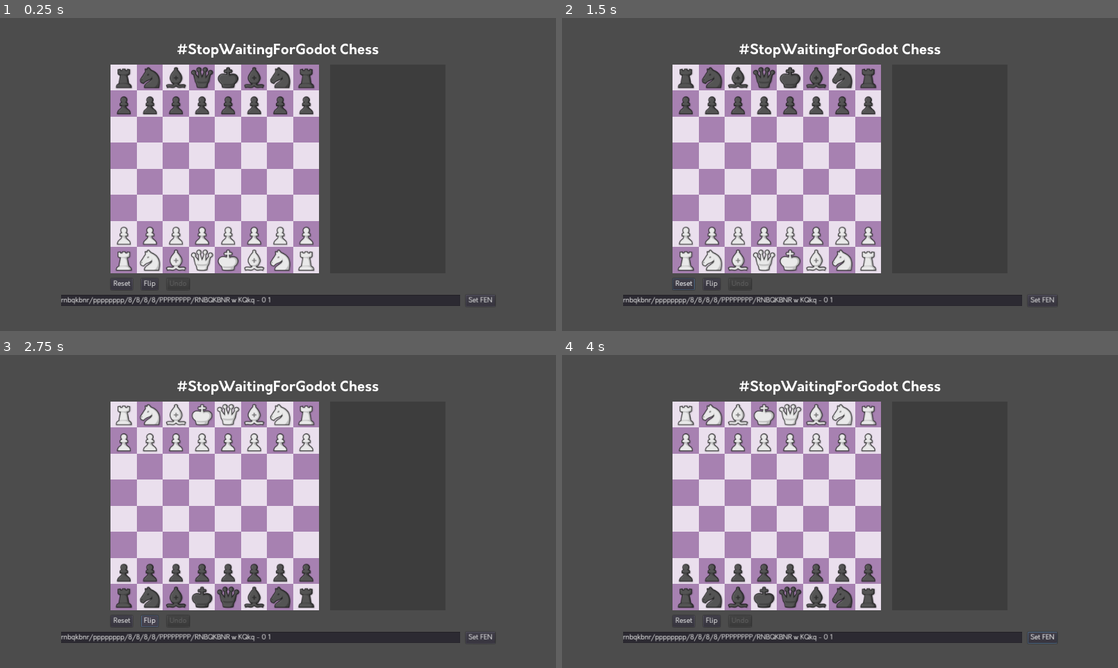
Above: before the commit, frames 1-4 (two rows, left to right).
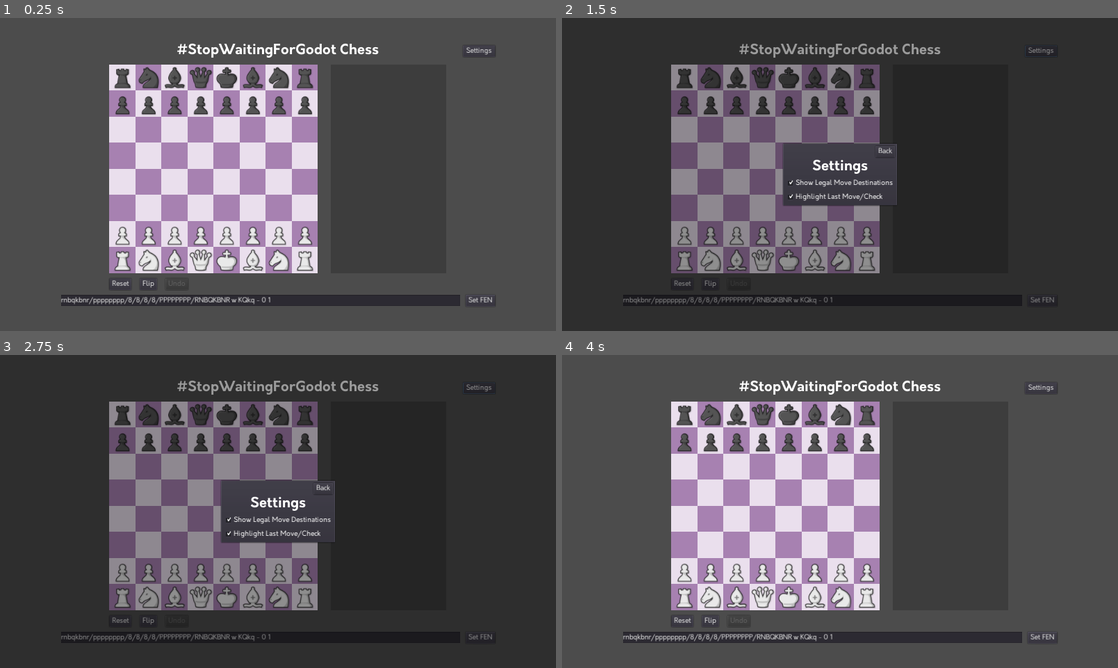
Above: after the commit, the same moments.

Repository: thearst3rd/stopwaitingforgodot-chess
Game: Godot game, scene res://src/Game.tscn
The game is run twice, just before and just after one commit, with the same random seed, the same clock (stepped at 60 frames per second) and the same inputs.
Inputs (mouse positions are in pixels of both pictures, inside the frame that each line leads up to):
- Up to frame 1 (0.25 s): no input
- Up to frame 2 (1.5 s): click "Reset" at 0.5 s; click (1040, 52) at 1.25 s, where only the run after the commit has a clickable "Settings"
- Up to frame 3 (2.75 s): click "Flip" at 2 s
- Up to frame 4 (4 s): click "Set FEN" at 2.75 s; click (884, 489) at 3.5 s, where only the run after the commit has a clickable "Back"

The runs differ from the first frame. In frame 1, 3.9% of the frame differs, in the area x 19-90%, y 9-87%; in frame 2, 83%; in frame 3, 83%, in the area x 0-100%, y 0-100%; in frame 4, 6.0%.

Commit message:
Add settings menu

Diff:
--- a/src/Game.gd
+++ b/src/Game.gd
@@ -1,4 +1,4 @@
-extends CenterContainer
+extends Control
 
 
 var chess = Chess.new()
@@ -42,15 +42,16 @@
 		var piece = chess.pieces[square.index]
 		if piece:
 			square.grabbable = not game_over and Chess.piece_color(piece) == chess.turn
+
 		var highlight = square.get_node("LastMoveHighlight")
+		var checkIndicator = square.get_node("CheckIndicator")
 		highlight.hide()
-		if last_move and (square.index == last_move.from_square or square.index == last_move.to_square):
-			highlight.show()
-		var checkIndicator = square.get_node("CheckIndicator")
-		if piece in ["K", "k"] and chess.is_square_attacked(square.index, not Chess.piece_color(piece)):
-			checkIndicator.show()
-		else:
-			checkIndicator.hide()
+		checkIndicator.hide()
+		if Settings.show_highlights:
+			if last_move and (square.index == last_move.from_square or square.index == last_move.to_square):
+				highlight.show()
+			if piece in ["K", "k"] and chess.is_square_attacked(square.index, not Chess.piece_color(piece)):
+				checkIndicator.show()
 
 
 	find_node("SanDisplay").update_moves(chess)
@@ -85,18 +86,19 @@
 		find_node("InvalidFenTimer").start()
 
 func _on_Square_piece_grabbed(from_index):
-	var target_squares = []
-	for move in legal_moves:
-		if move.from_square == from_index:
-			target_squares.push_back(move.to_square)
-	for square in get_tree().get_nodes_in_group("Squares"):
-		if square.index in target_squares:
-			var indicator = square.get_node("LegalMoveIndicator/ColorRect")
-			if chess.pieces[square.index] == null:
-				indicator.rect_min_size = Vector2(15, 15)
-			else:
-				indicator.rect_min_size = Vector2(40, 40)
-			indicator.get_parent().show()
+	if Settings.show_dests:
+		var target_squares = []
+		for move in legal_moves:
+			if move.from_square == from_index:
+				target_squares.push_back(move.to_square)
+		for square in get_tree().get_nodes_in_group("Squares"):
+			if square.index in target_squares:
+				var indicator = square.get_node("LegalMoveIndicator/ColorRect")
+				if chess.pieces[square.index] == null:
+					indicator.rect_min_size = Vector2(15, 15)
+				else:
+					indicator.rect_min_size = Vector2(40, 40)
+				indicator.get_parent().show()
 
 func _on_Square_piece_dropped(from_index, to_index):
 	var m = chess.construct_move(from_index, to_index)
@@ -108,3 +110,10 @@
 
 func _on_InvalidFenTimer_timeout():
 	find_node("InvalidFen").hide()
+
+func _on_SettingsButton_pressed():
+	find_node("SettingsMenu").show()
+
+func _on_SettingsMenu_settings_changed():
+	if board:	# Workaround for crash on startup... Probably can check for some kind of is_ready instead
+		update()
--- a/src/Game.tscn
+++ b/src/Game.tscn
@@ -1,23 +1,28 @@
-[gd_scene load_steps=6 format=2]
+[gd_scene load_steps=7 format=2]
 
 [ext_resource path="res://src/Board.tscn" type="PackedScene" id=1]
 [ext_resource path="res://assets/orkney/Orkney Bold.otf" type="DynamicFontData" id=2]
 [ext_resource path="res://src/Game.gd" type="Script" id=3]
 [ext_resource path="res://src/SanDisplay.tscn" type="PackedScene" id=4]
+[ext_resource path="res://src/SettingsMenu.tscn" type="PackedScene" id=5]
 
 [sub_resource type="DynamicFont" id=1]
 size = 32
 font_data = ExtResource( 2 )
 
-[node name="Game" type="CenterContainer"]
+[node name="Game" type="Control"]
 anchor_right = 1.0
 anchor_bottom = 1.0
 script = ExtResource( 3 )
+
+[node name="C" type="CenterContainer" parent="."]
+anchor_right = 1.0
+anchor_bottom = 1.0
 __meta__ = {
 "_edit_use_anchors_": false
 }
 
-[node name="V" type="VBoxContainer" parent="."]
+[node name="V" type="VBoxContainer" parent="C"]
 margin_left = 140.0
 margin_top = 297.0
 margin_right = 1140.0
@@ -25,77 +30,112 @@
 rect_min_size = Vector2( 1000, 0 )
 custom_constants/separation = 12
 
-[node name="Title" type="Label" parent="V"]
+[node name="H" type="HBoxContainer" parent="C/V"]
 margin_right = 1000.0
+margin_bottom = 38.0
+
+[node name="LSpacer" type="Control" parent="C/V/H"]
+margin_right = 266.0
+margin_bottom = 38.0
+size_flags_horizontal = 3
+
+[node name="Title" type="Label" parent="C/V/H"]
+margin_left = 270.0
+margin_right = 730.0
 margin_bottom = 38.0
 custom_fonts/font = SubResource( 1 )
 text = "#StopWaitingForGodot Chess"
 align = 1
+__meta__ = {
+"_edit_use_anchors_": false
+}
 
-[node name="C" type="CenterContainer" parent="V"]
+[node name="RSpacer" type="Control" parent="C/V/H"]
+margin_left = 734.0
+margin_right = 1000.0
+margin_bottom = 38.0
+size_flags_horizontal = 3
+__meta__ = {
+"_edit_use_anchors_": false
+}
+
+[node name="SettingsButton" type="Button" parent="C/V/H/RSpacer"]
+anchor_left = 1.0
+anchor_top = 0.5
+anchor_right = 1.0
+anchor_bottom = 0.5
+margin_left = -74.0
+margin_top = -13.0
+margin_bottom = 13.0
+text = "Settings"
+__meta__ = {
+"_edit_use_anchors_": false
+}
+
+[node name="C" type="CenterContainer" parent="C/V"]
 margin_top = 50.0
 margin_right = 1000.0
 margin_bottom = 88.0
 
-[node name="V" type="VBoxContainer" parent="V/C"]
-margin_left = 355.0
-margin_right = 645.0
+[node name="V" type="VBoxContainer" parent="C/V/C"]
+margin_left = 352.0
+margin_right = 647.0
 margin_bottom = 38.0
 custom_constants/separation = 12
 
-[node name="H" type="HBoxContainer" parent="V/C/V"]
-margin_right = 290.0
-custom_constants/separation = 25
+[node name="H" type="HBoxContainer" parent="C/V/C/V"]
+margin_right = 295.0
+custom_constants/separation = 30
 
-[node name="Board" parent="V/C/V/H" instance=ExtResource( 1 )]
+[node name="Board" parent="C/V/C/V/H" instance=ExtResource( 1 )]
 margin_right = 0.0
 margin_bottom = 0.0
 
-[node name="SanDisplay" parent="V/C/V/H" instance=ExtResource( 4 )]
-margin_left = 25.0
-margin_right = 290.0
+[node name="SanDisplay" parent="C/V/C/V/H" instance=ExtResource( 4 )]
+margin_left = 30.0
+margin_right = 295.0
 
-[node name="H2" type="HBoxContainer" parent="V/C/V"]
+[node name="H2" type="HBoxContainer" parent="C/V/C/V"]
 margin_top = 12.0
-margin_right = 290.0
+margin_right = 295.0
 margin_bottom = 38.0
 custom_constants/separation = 20
 
-[node name="ResetButton" type="Button" parent="V/C/V/H2"]
+[node name="ResetButton" type="Button" parent="C/V/C/V/H2"]
 margin_right = 53.0
 margin_bottom = 26.0
 text = "Reset"
 
-[node name="FlipButton" type="Button" parent="V/C/V/H2"]
+[node name="FlipButton" type="Button" parent="C/V/C/V/H2"]
 margin_left = 73.0
 margin_right = 112.0
 margin_bottom = 26.0
 text = "Flip"
 
-[node name="UndoButton" type="Button" parent="V/C/V/H2"]
+[node name="UndoButton" type="Button" parent="C/V/C/V/H2"]
 margin_left = 132.0
 margin_right = 184.0
 margin_bottom = 26.0
 text = "Undo"
 
-[node name="H" type="HBoxContainer" parent="V"]
+[node name="H2" type="HBoxContainer" parent="C/V"]
 margin_top = 100.0
 margin_right = 1000.0
 margin_bottom = 126.0
 custom_constants/separation = 12
 
-[node name="FenText" type="TextEdit" parent="V/H"]
+[node name="FenText" type="TextEdit" parent="C/V/H2"]
 margin_right = 918.0
 margin_bottom = 26.0
 size_flags_horizontal = 3
 
-[node name="SetFen" type="Button" parent="V/H"]
+[node name="SetFen" type="Button" parent="C/V/H2"]
 margin_left = 930.0
 margin_right = 1000.0
 margin_bottom = 26.0
 text = "Set FEN"
 
-[node name="InvalidFen" type="Label" parent="V/H"]
+[node name="InvalidFen" type="Label" parent="C/V/H2"]
 visible = false
 margin_left = 694.0
 margin_top = 4.0
@@ -104,12 +144,17 @@
 custom_colors/font_color = Color( 0.913725, 0.247059, 0.247059, 1 )
 text = "Invalid FEN"
 
-[node name="InvalidFenTimer" type="Timer" parent="V/H"]
+[node name="InvalidFenTimer" type="Timer" parent="C/V/H2"]
 wait_time = 5.0
 one_shot = true
 
-[connection signal="pressed" from="V/C/V/H2/ResetButton" to="." method="_on_ResetButton_pressed"]
-[connection signal="pressed" from="V/C/V/H2/FlipButton" to="." method="_on_FlipButton_pressed"]
-[connection signal="pressed" from="V/C/V/H2/UndoButton" to="." method="_on_UndoButton_pressed"]
-[connection signal="pressed" from="V/H/SetFen" to="." method="_on_SetFen_pressed"]
-[connection signal="timeout" from="V/H/InvalidFenTimer" to="." method="_on_InvalidFenTimer_timeout"]
+[node name="SettingsMenu" parent="." instance=ExtResource( 5 )]
+visible = false
+
+[connection signal="pressed" from="C/V/H/RSpacer/SettingsButton" to="." method="_on_SettingsButton_pressed"]
+[connection signal="pressed" from="C/V/C/V/H2/ResetButton" to="." method="_on_ResetButton_pressed"]
+[connection signal="pressed" from="C/V/C/V/H2/FlipButton" to="." method="_on_FlipButton_pressed"]
+[connection signal="pressed" from="C/V/C/V/H2/UndoButton" to="." method="_on_UndoButton_pressed"]
+[connection signal="pressed" from="C/V/H2/SetFen" to="." method="_on_SetFen_pressed"]
+[connection signal="timeout" from="C/V/H2/InvalidFenTimer" to="C" method="_on_InvalidFenTimer_timeout"]
+[connection signal="settings_changed" from="SettingsMenu" to="." method="_on_SettingsMenu_settings_changed"]
--- a/src/Settings.gd
+++ b/src/Settings.gd
@@ -4,6 +4,7 @@
 const SETTINGS_FILENAME = "user://settings.txt"
 
 var show_dests = true
+var show_highlights = true
 
 
 func load_settings():
@@ -17,12 +18,10 @@
 	if typeof(d) != TYPE_DICTIONARY:
 		return
 
-	if OS.get_name() != "HTML":
-		if "fullscreen" in d:
-			OS.window_fullscreen = bool(d.fullscreen)
-
 	if "show_dests" in d:
 		show_dests = bool(d.show_dests)
+	if "show_highlights" in d:
+		show_highlights = bool(d.show_highlights)
 
 func save_settings():
 	var f = File.new()
@@ -30,12 +29,9 @@
 	assert(not error)
 
 	var d = {
-		"fullscreen": OS.window_fullscreen,
 		"show_dests": show_dests,
+		"show_highlights": show_highlights,
 	}
-
-	if OS.get_name() == "HTML5":
-		d["fullscreen"] = false
 
 	f.store_line(var2str(d))
 
@@ -49,3 +45,9 @@
 	if event.is_action_pressed("toggle_fullscreen"):
 		OS.window_fullscreen = not OS.window_fullscreen
 		get_tree().set_input_as_handled()
+
+# Save on quitting
+func _notification(what):
+	if what == MainLoop.NOTIFICATION_WM_QUIT_REQUEST:
+		save_settings()
+		get_tree().quit() # default behavior
--- /dev/null
+++ b/src/SettingsMenu.gd
@@ -0,0 +1,28 @@
+extends ColorRect
+
+signal settings_changed
+
+
+onready var show_dests = find_node("ShowDestsCheck")
+onready var show_highlights = find_node("ShowHighlightsCheck")
+
+
+## CALLBACKS ##
+
+func _ready():
+	show_dests.pressed = Settings.show_dests
+	show_highlights.pressed = Settings.show_highlights
+
+
+## SIGNALS ##
+
+func _on_BackButton_pressed():
+	hide()
+
+func _on_ShowDestsCheck_toggled(button_pressed):
+	Settings.show_dests = button_pressed
+	emit_signal("settings_changed")
+
+func _on_ShowHighlightsCheck_toggled(button_pressed):
+	Settings.show_highlights = button_pressed
+	emit_signal("settings_changed")
--- /dev/null
+++ b/src/SettingsMenu.tscn
@@ -0,0 +1,85 @@
+[gd_scene load_steps=4 format=2]
+
+[ext_resource path="res://assets/orkney/Orkney Bold.otf" type="DynamicFontData" id=1]
+[ext_resource path="res://src/SettingsMenu.gd" type="Script" id=2]
+
+[sub_resource type="DynamicFont" id=1]
+size = 32
+font_data = ExtResource( 1 )
+
+[node name="SettingsMenu" type="ColorRect"]
+anchor_right = 1.0
+anchor_bottom = 1.0
+color = Color( 0, 0, 0, 0.392157 )
+script = ExtResource( 2 )
+__meta__ = {
+"_edit_use_anchors_": false
+}
+
+[node name="C" type="CenterContainer" parent="."]
+anchor_right = 1.0
+anchor_bottom = 1.0
+__meta__ = {
+"_edit_use_anchors_": false
+}
+
+[node name="PanelContainer" type="PanelContainer" parent="C"]
+margin_left = 506.0
+margin_top = 287.0
+margin_right = 773.0
+margin_bottom = 433.0
+
+[node name="V" type="VBoxContainer" parent="C/PanelContainer"]
+margin_left = 7.0
+margin_top = 7.0
+margin_right = 260.0
+margin_bottom = 139.0
+__meta__ = {
+"_edit_use_anchors_": false
+}
+
+[node name="H" type="HBoxContainer" parent="C/PanelContainer/V"]
+margin_right = 253.0
+margin_bottom = 26.0
+
+[node name="Spacer" type="Control" parent="C/PanelContainer/V/H"]
+margin_right = 203.0
+margin_bottom = 26.0
+size_flags_horizontal = 3
+
+[node name="BackButton" type="Button" parent="C/PanelContainer/V/H"]
+margin_left = 207.0
+margin_right = 253.0
+margin_bottom = 26.0
+text = "Back"
+__meta__ = {
+"_edit_use_anchors_": false
+}
+
+[node name="Title" type="Label" parent="C/PanelContainer/V"]
+margin_top = 30.0
+margin_right = 253.0
+margin_bottom = 68.0
+custom_fonts/font = SubResource( 1 )
+text = "Settings"
+align = 1
+
+[node name="V" type="VBoxContainer" parent="C/PanelContainer/V"]
+margin_top = 72.0
+margin_right = 253.0
+margin_bottom = 132.0
+
+[node name="ShowDestsCheck" type="CheckBox" parent="C/PanelContainer/V/V"]
+margin_right = 253.0
+margin_bottom = 28.0
+text = "Show Legal Move Destinations"
+
+[node name="ShowHighlightsCheck" type="CheckBox" parent="C/PanelContainer/V/V"]
+margin_top = 32.0
+margin_right = 253.0
+margin_bottom = 60.0
+text = "Highlight Last Move/Check"
+
+[connection signal="pressed" from="C/PanelContainer/V/H/BackButton" to="." method="_on_BackButton_pressed"]
+[connection signal="toggled" from="C/PanelContainer/V/V/ShowDestsCheck" to="." method="_on_ShowDestsCheck_toggled"]
+[connection signal="toggled" from="C/PanelContainer/V/V/ShowHighlightsCheck" to="." method="_on_ShowHighlightsCheck_toggled"]
Not shown, changed: README.md
